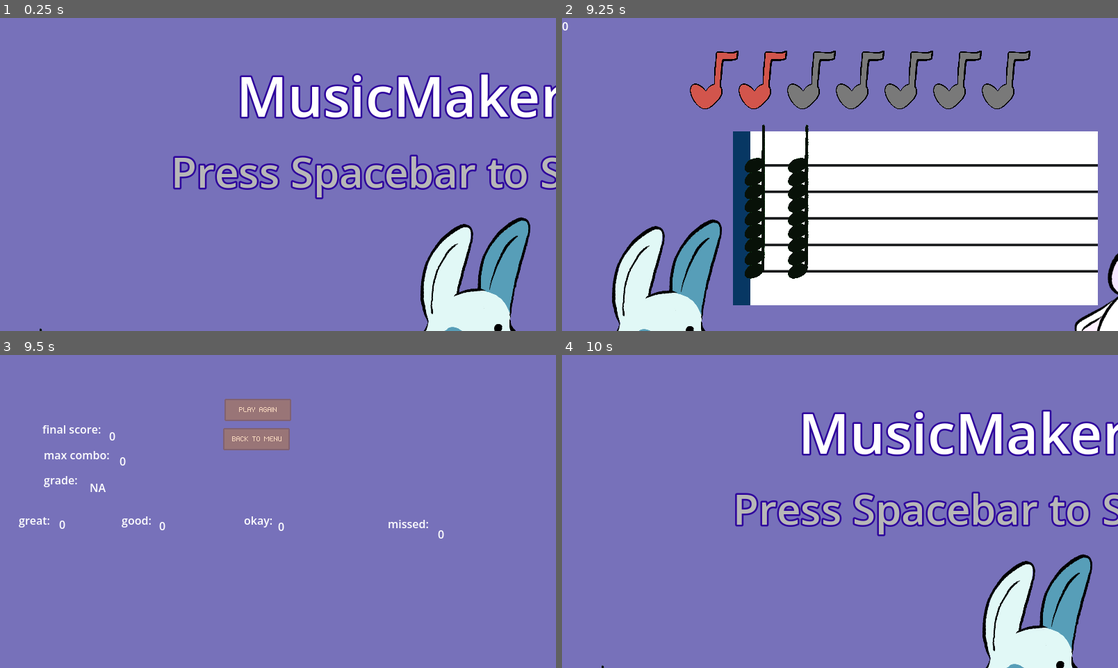
Above: before the commit, frames 1-4 (two rows, left to right).
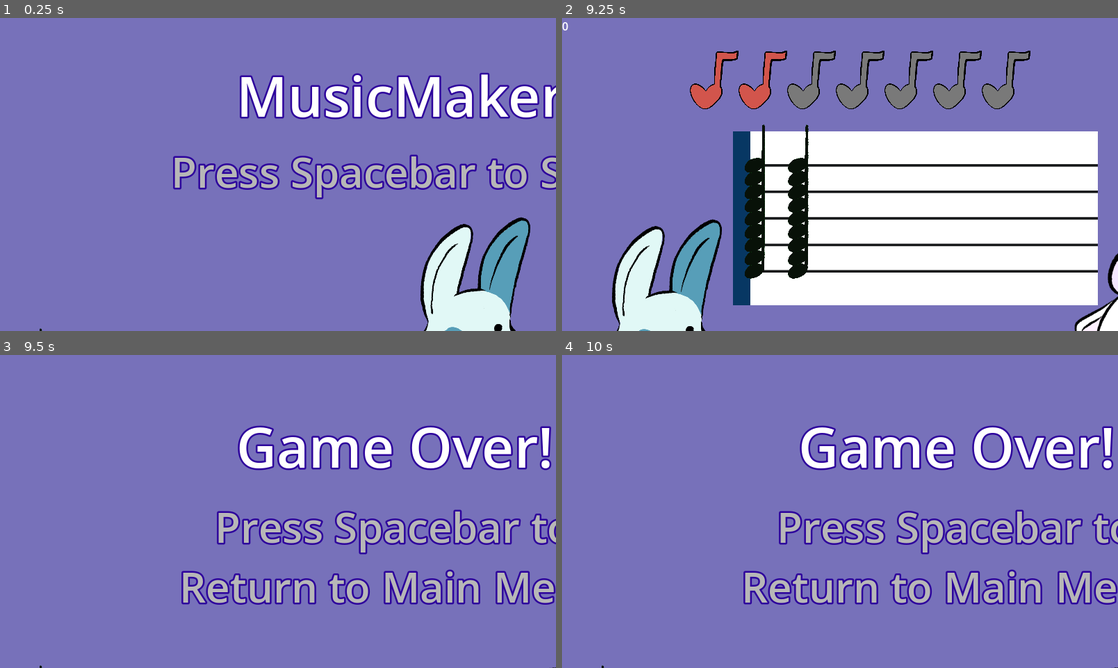
Above: after the commit, the same moments.

Repository: TuxieNight/GameDesignProject2
Game: Godot game, scene res://Scenes/Menu.tscn
Two runs of this game, one before a commit and one after it. Both use one fixed random seed, a clock stepped at 60 frames per second and the inputs below.
Inputs (mouse positions are in pixels of both pictures, inside the frame that each line leads up to):
- Up to frame 1 (0.25 s): no input
- Up to frame 2 (9.25 s): tap Space (left) at 0.5 s; hold Space (left) 1.28-2.03 s; hold Space (left) 3.53-5.78 s; hold Space (left) from 8.03 s (still down)
- Up to frame 3 (9.5 s): keep holding Space (left)
- Up to frame 4 (10 s): release Space (left) at 9.5 s; click (817, 439) at 9.52 s

Frames 1-2 are identical in both runs. In frame 3, 14% of the frame differs, in the area x 3-100%, y 14-100%; in frame 4, 21%, in the area x 31-100%, y 17-100%.

Commit message:
Updated Game Over Screen

Diff:
--- a/Scenes/End.tscn
+++ b/Scenes/End.tscn
@@ -1,143 +1,179 @@
 [gd_scene format=3 uid="uid://dlj2qy78imkef"]
 
-[ext_resource type="Texture2D" uid="uid://bm4wogspcd2ai" path="res://Sprites/ui/play_again_button/play_again1.png" id="1"]
-[ext_resource type="Texture2D" uid="uid://cn0yckw0obyv1" path="res://Sprites/ui/back_to_menu_button/back_to_menu2.png" id="2"]
-[ext_resource type="Texture2D" uid="uid://d1yu6fqxnko03" path="res://Sprites/ui/back_to_menu_button/back_to_menu1.png" id="3"]
-[ext_resource type="Texture2D" uid="uid://br5git5cyhmqs" path="res://Sprites/ui/play_again_button/play_again2.png" id="4"]
+[ext_resource type="PackedScene" uid="uid://cnb2nbepksohy" path="res://Scenes/Note.tscn" id="2_70j8v"]
+[ext_resource type="PackedScene" uid="uid://biu6vahw6bwla" path="res://Scenes/Player.tscn" id="3_03b8h"]
 [ext_resource type="Script" uid="uid://chrs7sgunqa6m" path="res://Scripts/End.gd" id="6"]
 
 [node name="End" type="Node2D" unique_id=1527785001]
 script = ExtResource("6")
 
-[node name="PlayAgain" type="TextureButton" parent="." unique_id=353535635]
-offset_left = 323.0
-offset_top = 63.0
-offset_right = 419.0
-offset_bottom = 95.0
-texture_normal = ExtResource("1")
-texture_pressed = ExtResource("1")
-texture_hover = ExtResource("4")
-
-[node name="BackToMenu" type="TextureButton" parent="." unique_id=1538903093]
-offset_left = 321.0
-offset_top = 105.0
-offset_right = 417.0
-offset_bottom = 137.0
-texture_normal = ExtResource("3")
-texture_pressed = ExtResource("3")
-texture_hover = ExtResource("2")
-
 [node name="GradeLabel" type="Label" parent="." unique_id=871920757]
+visible = false
 offset_left = 63.0
-offset_top = 168.0
+offset_top = 456.0
 offset_right = 112.0
-offset_bottom = 191.0
+offset_bottom = 479.0
 text = "grade:"
 vertical_alignment = 1
 
 [node name="GradeNumber" type="Label" parent="." unique_id=346692580]
+visible = false
 offset_left = 129.0
-offset_top = 179.0
+offset_top = 467.0
 offset_right = 130.0
-offset_bottom = 202.0
+offset_bottom = 490.0
 horizontal_alignment = 2
 vertical_alignment = 1
 
 [node name="ScoreLabel" type="Label" parent="." unique_id=1364564459]
+visible = false
 offset_left = 61.0
-offset_top = 95.0
+offset_top = 383.0
 offset_right = 150.0
-offset_bottom = 118.0
+offset_bottom = 406.0
 text = "final score: "
 vertical_alignment = 1
 
 [node name="ScoreNumber" type="Label" parent="." unique_id=659136077]
+visible = false
 offset_left = 157.0
-offset_top = 105.0
+offset_top = 393.0
 offset_right = 158.0
-offset_bottom = 128.0
+offset_bottom = 416.0
 horizontal_alignment = 2
 vertical_alignment = 1
 
 [node name="ComboLabel" type="Label" parent="." unique_id=1494932437]
+visible = false
 offset_left = 63.0
-offset_top = 132.0
+offset_top = 420.0
 offset_right = 158.0
-offset_bottom = 155.0
+offset_bottom = 443.0
 text = "max combo:"
 vertical_alignment = 1
 
 [node name="ComboNumber" type="Label" parent="." unique_id=81183365]
+visible = false
 offset_left = 172.0
-offset_top = 141.0
+offset_top = 429.0
 offset_right = 173.0
-offset_bottom = 164.0
+offset_bottom = 452.0
 horizontal_alignment = 2
 vertical_alignment = 1
 
 [node name="GreatLabel" type="Label" parent="." unique_id=1223614696]
-offset_left = 27.0
-offset_top = 226.0
-offset_right = 72.0
-offset_bottom = 249.0
+visible = false
+offset_left = 211.0
+offset_top = 532.0
+offset_right = 256.0
+offset_bottom = 555.0
 text = "great:"
 vertical_alignment = 1
 
 [node name="GreatNumber" type="Label" parent="." unique_id=614205630]
-offset_left = 85.0
-offset_top = 232.0
-offset_right = 86.0
-offset_bottom = 255.0
+visible = false
+offset_left = 269.0
+offset_top = 538.0
+offset_right = 270.0
+offset_bottom = 561.0
 horizontal_alignment = 2
 vertical_alignment = 1
 
 [node name="GoodLabel" type="Label" parent="." unique_id=1804358293]
-offset_left = 175.0
-offset_top = 226.0
-offset_right = 218.0
-offset_bottom = 249.0
+visible = false
+offset_left = 359.0
+offset_top = 532.0
+offset_right = 402.0
+offset_bottom = 555.0
 text = "good:"
 vertical_alignment = 1
 
 [node name="GoodNumber" type="Label" parent="." unique_id=1568512858]
-offset_left = 229.0
-offset_top = 234.0
-offset_right = 230.0
-offset_bottom = 257.0
+visible = false
+offset_left = 413.0
+offset_top = 540.0
+offset_right = 414.0
+offset_bottom = 563.0
 horizontal_alignment = 2
 vertical_alignment = 1
 
 [node name="OkayLabel" type="Label" parent="." unique_id=1734417107]
-offset_left = 351.0
-offset_top = 226.0
-offset_right = 393.0
-offset_bottom = 249.0
+visible = false
+offset_left = 535.0
+offset_top = 532.0
+offset_right = 577.0
+offset_bottom = 555.0
 text = "okay:"
 vertical_alignment = 1
 
 [node name="OkayNumber" type="Label" parent="." unique_id=266415021]
-offset_left = 400.0
-offset_top = 235.0
-offset_right = 401.0
-offset_bottom = 258.0
+visible = false
+offset_left = 584.0
+offset_top = 541.0
+offset_right = 585.0
+offset_bottom = 564.0
 horizontal_alignment = 2
 vertical_alignment = 1
 
 [node name="MissedLabel" type="Label" parent="." unique_id=1760042718]
-offset_left = 558.0
-offset_top = 231.0
-offset_right = 617.0
-offset_bottom = 254.0
+visible = false
+offset_left = 742.0
+offset_top = 537.0
+offset_right = 801.0
+offset_bottom = 560.0
 text = "missed:"
 vertical_alignment = 1
 
 [node name="MissedNumber" type="Label" parent="." unique_id=1061677220]
-offset_left = 630.0
-offset_top = 246.0
-offset_right = 631.0
-offset_bottom = 269.0
+visible = false
+offset_left = 814.0
+offset_top = 552.0
+offset_right = 815.0
+offset_bottom = 575.0
 horizontal_alignment = 2
 vertical_alignment = 1
 
-[connection signal="pressed" from="PlayAgain" to="." method="_on_PlayAgain_pressed"]
-[connection signal="pressed" from="BackToMenu" to="." method="_on_BackToMenu_pressed"]
+[node name="GameOver" type="Label" parent="." unique_id=1388900849]
+offset_left = 340.0
+offset_top = 76.0
+offset_right = 796.0
+offset_bottom = 186.0
+theme_override_colors/font_outline_color = Color(0.1764706, 0.011764706, 0.6117647, 1)
+theme_override_constants/outline_size = 10
+theme_override_font_sizes/font_size = 80
+text = "Game Over!"
+
+[node name="Info" type="Label" parent="." unique_id=1103948988]
+offset_left = -7.0
+offset_top = 205.0
+offset_right = 1141.0
+offset_bottom = 374.0
+theme_override_colors/font_color = Color(0.7176471, 0.7176471, 0.7176471, 1)
+theme_override_colors/font_outline_color = Color(0.1764706, 0.011764706, 0.6117647, 1)
+theme_override_constants/outline_size = 10
+theme_override_font_sizes/font_size = 60
+text = "Press Spacebar to
+Return to Main Menu"
+horizontal_alignment = 1
+
+[node name="Note" parent="." unique_id=974388935 instance=ExtResource("2_70j8v")]
+position = Vector2(147, 576)
+script = null
+
+[node name="Note2" parent="." unique_id=781429734 instance=ExtResource("2_70j8v")]
+position = Vector2(46, 481)
+script = null
+
+[node name="Note3" parent="." unique_id=1440462575 instance=ExtResource("2_70j8v")]
+position = Vector2(1025, 49)
+script = null
+
+[node name="Note4" parent="." unique_id=1881415520 instance=ExtResource("2_70j8v")]
+position = Vector2(1102, 100)
+script = null
+
+[node name="Player" parent="." unique_id=560582400 instance=ExtResource("3_03b8h")]
+position = Vector2(944, 470.00003)
+rotation = -1.7156587
+scale = Vector2(0.5, 0.5)
+script = null
--- a/Scripts/End.gd
+++ b/Scripts/End.gd
@@ -12,11 +12,7 @@
 
 
 
-func _on_PlayAgain_pressed():
-	if get_tree().change_scene_to_file("res://Scenes/Game.tscn") != OK:
-			print ("Error changing scene to Game")
-
-
-func _on_BackToMenu_pressed():
-	if get_tree().change_scene_to_file("res://Scenes/Menu.tscn") != OK:
+func _unhandled_input(event):
+	if event.is_action_pressed("spacebar", false):
+		if get_tree().change_scene_to_file("res://Scenes/Menu.tscn") != OK:
 			print ("Error changing scene to Menu")
